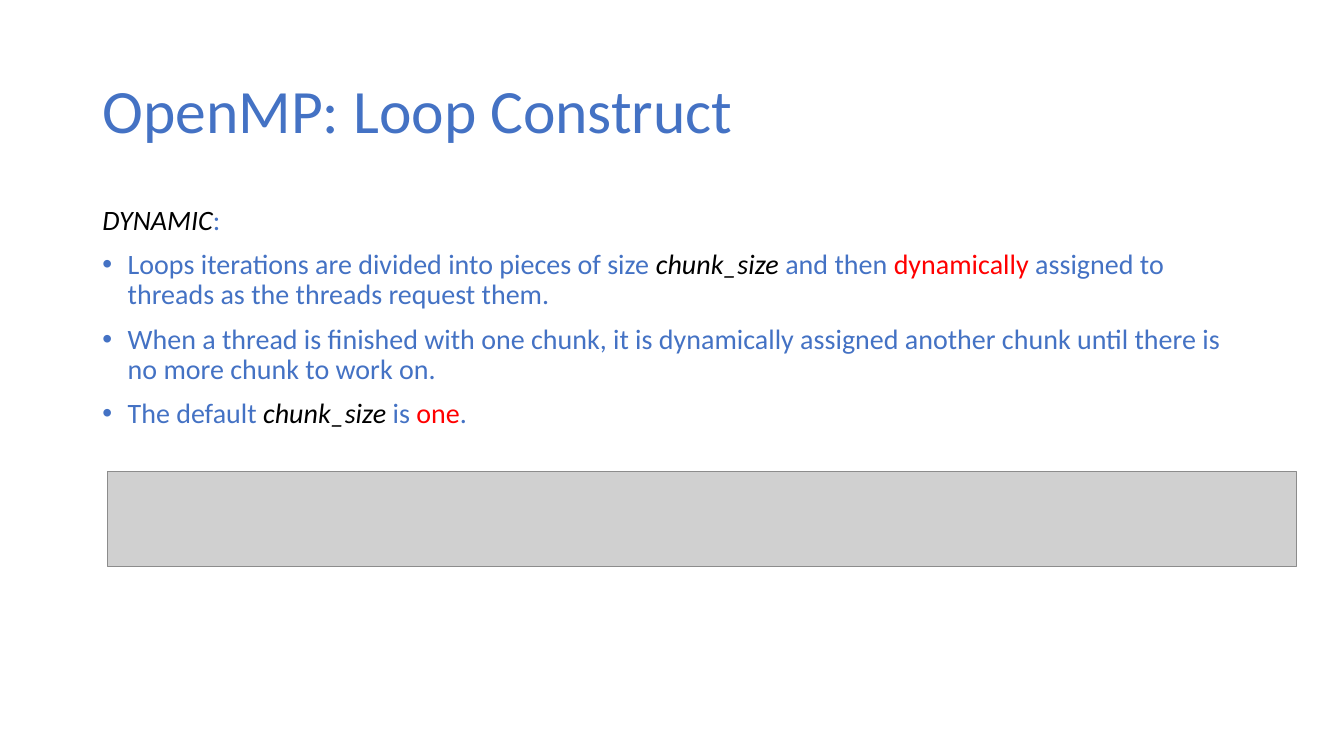
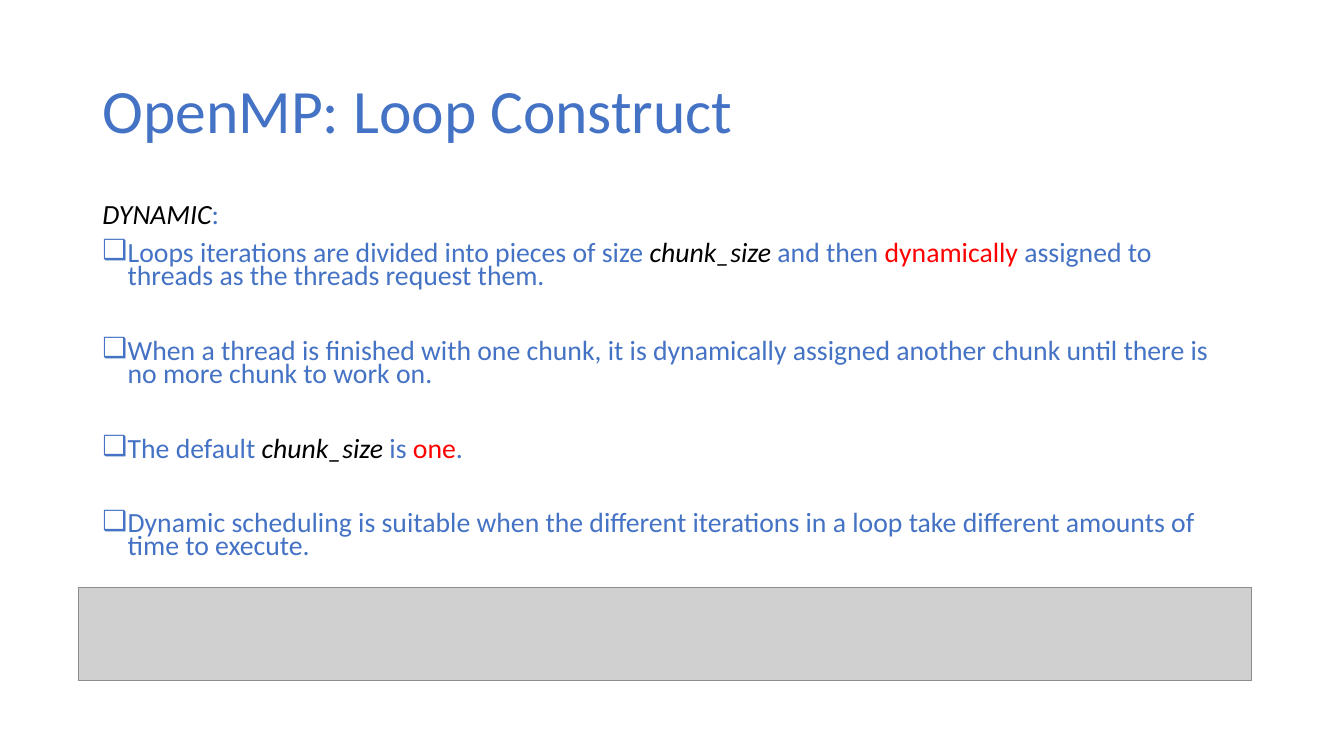
Before and after one commit to ekkapotc/PC, a slide deck: slide 27 of Slides/Lecture 6.pptx (slide 26 before the commit). Drawn at 1344x756 pixels with LibreOffice and Linux fonts; fonts in the diff are those of the drawing; grey boxes stand for pictures. Boxes give left, top, right and bottom in pixels: in the first picture for what was removed or moved away, otherwise in the second. Text is boxed around its words. In the diff, an @@ line names an element or a change of style, - is before the commit and + after.

```diff
--- a/Slides/Lecture 6.pptx
+++ b/Slides/Lecture 6.pptx
@@ text at box(102, 206, 1208, 462): size 20 to 19.8 pt in "DYNAMIC:", "Loops iterations are divided into pieces of ...", "When a thread is finished with one ...", "The default chunk_size is one."; line spacing 0.9 to 0.7; bullet • to ❑ @@
@@ text at box(128, 512, 1194, 555): paragraph added @@
+❑ Dynamic scheduling is suitable when the different iterations in a loop take different amounts of time to execute.
@@ picture: place and size @@
-picture at box(108, 472, 1298, 566)
+picture at box(79, 588, 1252, 681)
```
Also in this commit, not shown: 27 other slides changed, 2 slides added, 2 other files.
